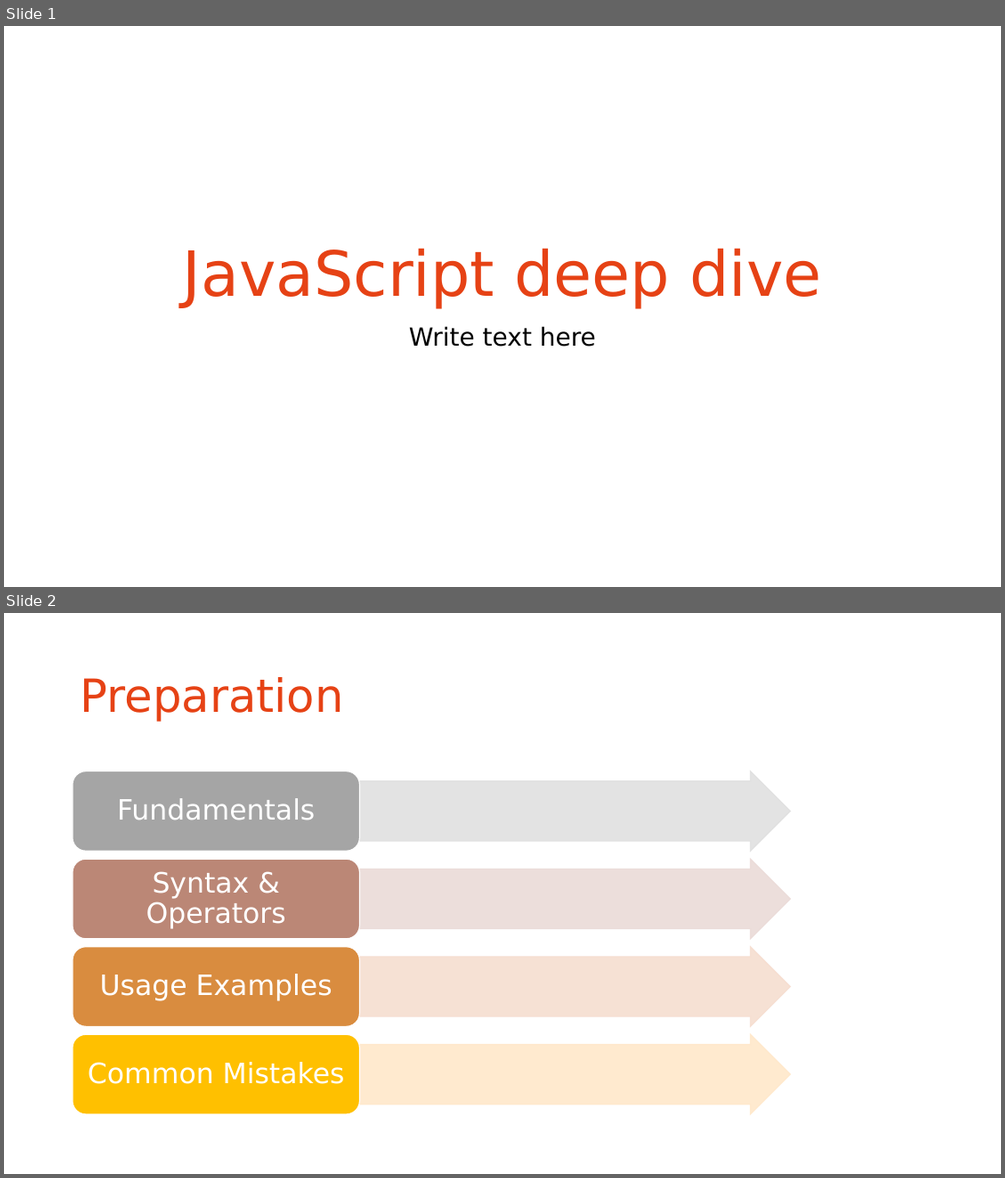
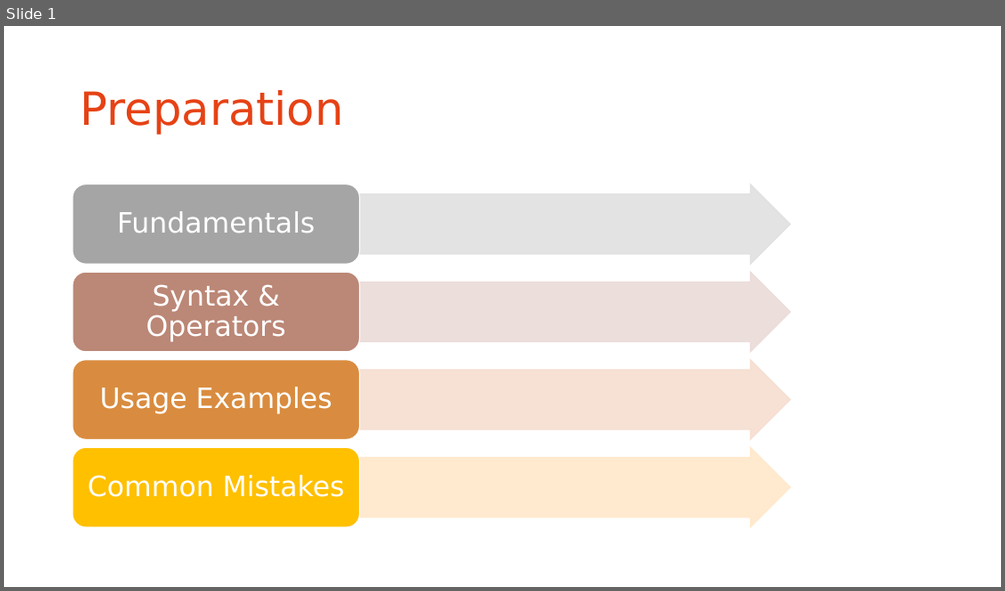
Before and after one commit to fornav/ForNav.Training.Modules, a slide deck: Modules/23 JavaScript Deep Dive/JavaScript Deep Dive.pptx. Shown one above the other, each under a label of ours: slides 1 and 2 before the commit, slide 1 after it. The pictures are 1005x1178 and 1005x591 pixels, drawn with LibreOffice and Linux fonts; fonts in the diff are those of the drawing; background and template pictures are left out. Boxes give left, top, right and bottom in pixels: in the first picture for what was removed or moved away, otherwise in the second. Text is boxed around its words. In the diff, an @@ line names an element or a change of style, - is before the commit and + after.

```diff
--- a/Modules/23 JavaScript Deep Dive/JavaScript Deep Dive.pptx
+++ b/Modules/23 JavaScript Deep Dive/JavaScript Deep Dive.pptx
@@ slide 1 removed at (4,26,1001,587), background #FFFFFF @@
@@ title removed at (183,248,821,308) @@
-JavaScript deep dive
@@ subtitle removed at (409,326,596,346) @@
-Write text here
@@ what was slide 2 is now slide 1 @@
```
Also in this commit, not shown: 1 other file.
